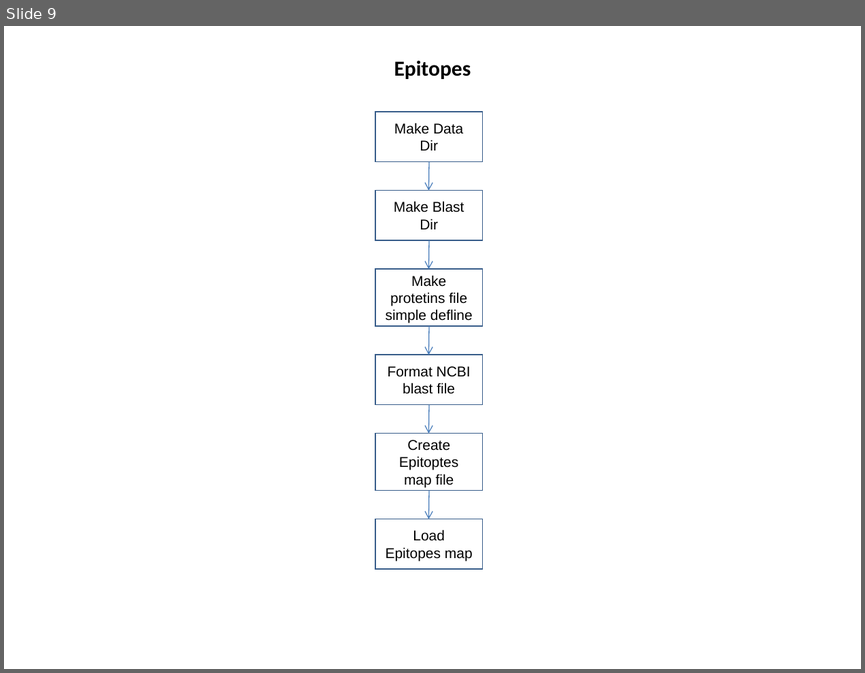
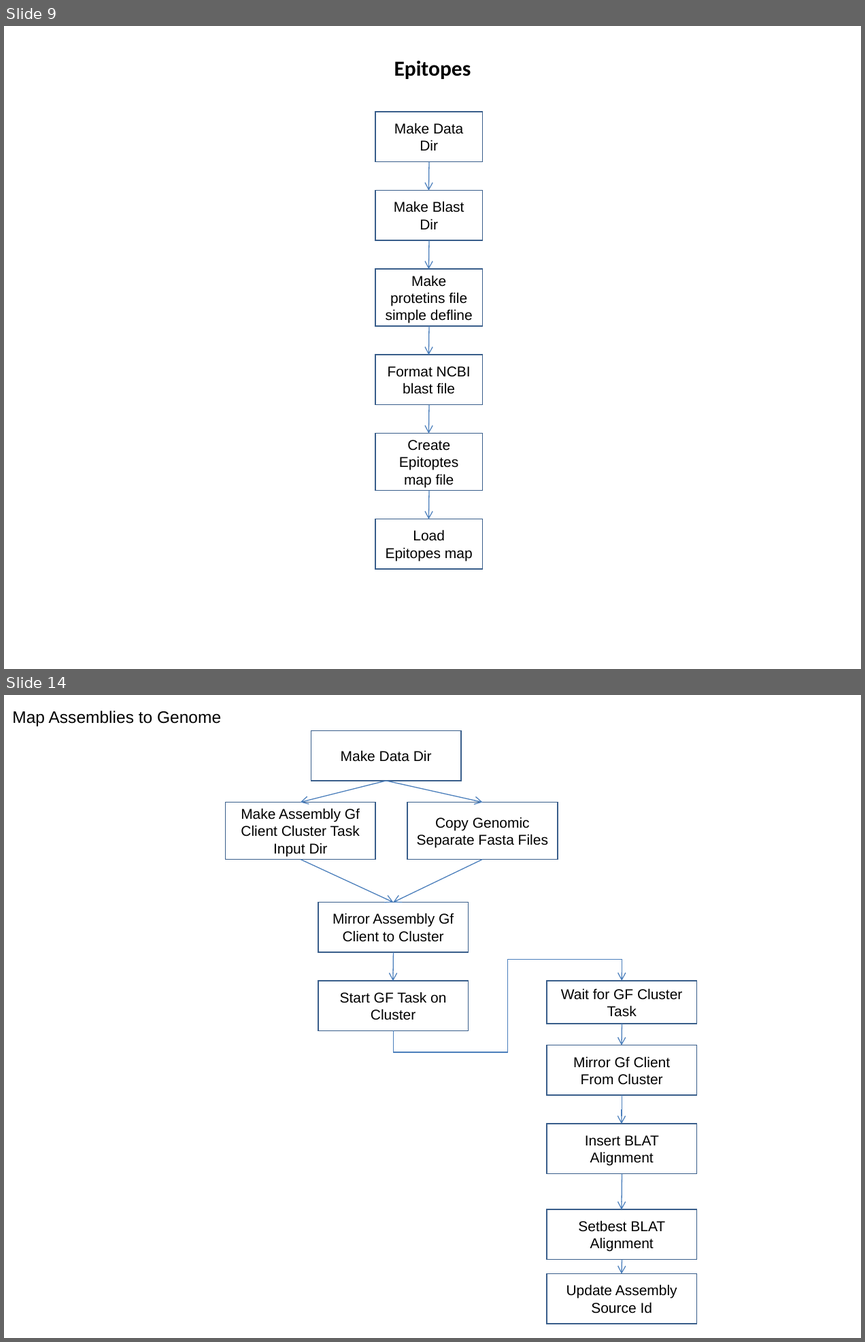
Before and after one commit to VEuPathDB/ApiCommonData, a slide deck: Load/doc/workflow/AnalysisWorkflow.ppt. Shown one above the other, each under a label of ours: slide 9 before the commit, slides 9 and 14 after it; the slides between them are not shown. The pictures are 865x673 and 865x1342 pixels, drawn with LibreOffice and Linux fonts; fonts in the diff are those of the drawing. Boxes give left, top, right and bottom in pixels: in the first picture for what was removed or moved away, otherwise in the second. Text is boxed around its words. In the diff, an @@ line names an element or a change of style, - is before the commit and + after.

```diff
--- a/Load/doc/workflow/AnalysisWorkflow.ppt
+++ b/Load/doc/workflow/AnalysisWorkflow.ppt
@@ slide 14 added at (4, 695, 861, 1338), background #FFFFFF @@
@@ text added at (12, 711, 221, 726), 14 pt, text #000000 @@
+Map Assemblies to Genome
@@ rectangle added at (311, 731, 461, 781), outline #385D8A 0.99 pt, 12 pt, text #000000 @@
+Make Data Dir
@@ arrow added from (386, 781) to (300, 802), #4A7EBB 0.74 pt @@
@@ arrow added from (386, 781) to (482, 802), #4A7EBB 0.74 pt @@
@@ rectangle added at (225, 802, 375, 860), outline #385D8A 0.99 pt, 12 pt, text #000000 @@
+Make Assembly Gf Client Cluster Task Input Dir
@@ rectangle added at (407, 802, 558, 860), outline #385D8A 0.99 pt, 12 pt, text #000000 @@
+Copy Genomic Separate Fasta Files
@@ arrow added from (300, 860) to (393, 902), #4A7EBB 0.74 pt @@
@@ arrow added from (482, 860) to (393, 902), #4A7EBB 0.74 pt @@
@@ rectangle added at (318, 902, 468, 952), outline #385D8A 0.99 pt, 12 pt, text #000000 @@
+Mirror Assembly Gf Client to Cluster
@@ arrow added from (393, 952) to (393, 981), #4A7EBB 0.74 pt @@
@@ elbow arrow added from (393, 1031) to (621, 981), #4A7EBB 0.74 pt @@
@@ rectangle added at (318, 981, 468, 1030), outline #385D8A 0.99 pt, 12 pt, text #000000 @@
+Start GF Task on Cluster
@@ rectangle added at (547, 981, 696, 1023), outline #385D8A 0.99 pt, 12 pt, text #000000 @@
+Wait for GF Cluster Task
@@ arrow added from (621, 1023) to (621, 1045), #4A7EBB 0.74 pt @@
@@ rectangle added at (547, 1045, 696, 1094), outline #385D8A 0.99 pt, 12 pt, text #000000 @@
+Mirror Gf Client From Cluster
@@ elbow arrow added from (621, 1095) to (621, 1123), #4A7EBB 0.74 pt @@
@@ rectangle added at (547, 1123, 696, 1173), outline #385D8A 0.99 pt, 12 pt, text #000000 @@
+Insert BLAT Alignment
@@ arrow added from (621, 1174) to (621, 1209), #4A7EBB 0.74 pt @@
@@ rectangle added at (547, 1209, 696, 1259), outline #385D8A 0.99 pt, 12 pt, text #000000 @@
+Setbest BLAT Alignment
@@ arrow added from (621, 1259) to (621, 1273), #4A7EBB 0.74 pt @@
@@ rectangle added at (547, 1273, 696, 1323), outline #385D8A 0.99 pt, 12 pt, text #000000 @@
+Update Assembly Source Id
```
Also in this commit, not shown: 7 slides changed, 3 other slides added, 2 slides removed, 11 other files.
